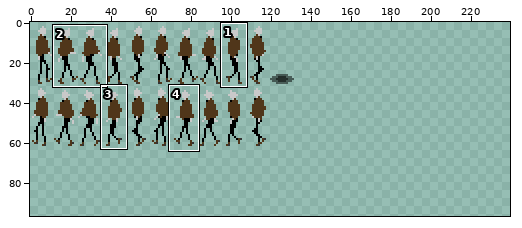
Edited in one commit: sprite sheet (maincharacter_walkingstrip.png). Above, an overview of the earlier version with the close-up marked.
Close-up. The starting point:
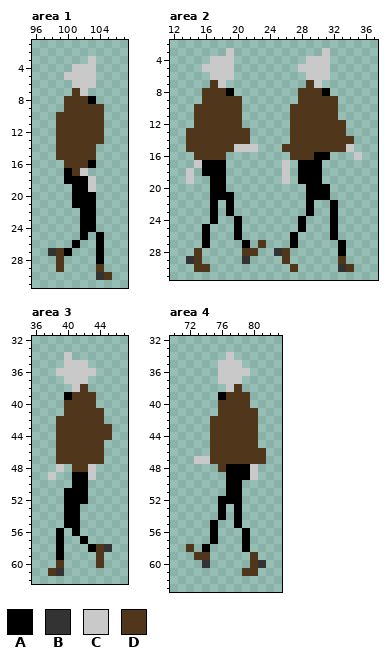
The file is 240x186 pixels. Shown: area 1: x 96..107, y 1..31; area 2: x 12..37, y 2..31; area 3: x 36..47, y 32..62; area 4: x 70..83, y 32..63. The wide view leaves out empty margins. The commit also changed other parts of the picture, which this record leaves out.
Palette (. is transparent): A #000000  B #333333  C #c9c9c9  D #50361a
Pixels before, area 1, first column x 98:
 3 .....C..
 4 ...CCC..
 5 ..CCCC..
 6 ...CCC..
 7 ...DC...
 8 ..DDDA..
 9 ..DDDDD.
10 .DDDDDD.
11 .DDDDDD.
12 .DDDDDD.
13 .DDDDDD.
14 .DDDDD..
15 .DDDDD..
16 ..DDDA..
17 ..ADC...
18 ..AAAC..
19 ...AAC..
20 ...AAA..
21 ...AAA..
22 ....AA..
23 ....AA..
24 ....AA..
25 ....A.A.
26 ...A..A.
27 BDA...A.
28 .D....A.
29 .D....D.
30 ......BD
Pixels before, area 2, first column x 14:
 3 .....C...........C....
 4 ...CCC.........CCC....
 5 ..CCCC........CCCC....
 6 ...CCC.........CCC....
 7 ...DC..........DC.....
 8 ..DDDA........DDDA....
 9 ..DDDDD.......DDDDD...
10 .DDDDDD......DDDDDD...
11 .DDDDDD......DDDDDD...
12 .DDDDDD......DDDDDDD..
13 DDDDDDDD.....DDDDDDD..
14 DDDDDDDD.....DDDDDDDD.
15 DDDDDDCCC...DDDDDDDDC.
16 .DDDD........DDDAA...C
17 .CAAA.......C.AAA.....
18 C.AAA.......C.AAA.....
19 C..AA.......C.AAA.....
20 ...AA..........AAA....
21 ...AAA.........AAA....
22 ...A.A.........A..A...
23 ...A.A.........A..A...
24 ...A..A.......A...A...
25 ..A...A.......A...A...
26 ..A...A......A....A...
27 ..A....A.D...A.....A..
28 .D.....DD..BD......A..
29 BD.....B....D......D..
30 .DD..........D.....BD.
Pixels before, area 3, first column x 38:
34 ..C.....
35 ..CCC...
36 .CCCCC..
37 ..CCC...
38 ...CD...
39 ..ADDD..
40 ..DDDD..
41 ..DDDDD.
42 .DDDDDD.
43 .DDDDDDD
44 .DDDDDDD
45 .DDDDDD.
46 .DDDDDD.
47 .DDDDDD.
48 .C.DDC..
49 C..AAC..
50 ...AA...
51 ..AAA...
52 ..AAA...
53 ..AA....
54 ..AA....
55 ..AA....
56 .A.A....
57 .A..A...
58 .A...ADB
59 .A....D.
60 .D....D.
61 DB......
Pixels before, area 4, first column x 72:
34 .....C....
35 ....CCC...
36 ....CCCC..
37 ....CCC...
38 .....CD...
39 ....ADDD..
40 ....DDDD..
41 ....DDDDD.
42 ...DDDDDD.
43 ...DDDDDD.
44 ...DDDDDD.
45 ...DDDDDD.
46 ...DDDDDDD
47 .CCDDDDDDD
48 ....DAAAC.
49 .....AAAC.
50 .....AA...
51 .....AA...
52 ....AAA...
53 ....A.A...
54 ....A.A...
55 ...A..A...
56 ...A...A..
57 ...A...A..
58 D.A....A..
59 .DD.....D.
60 ..B.....DB
61 .......DD.
After:
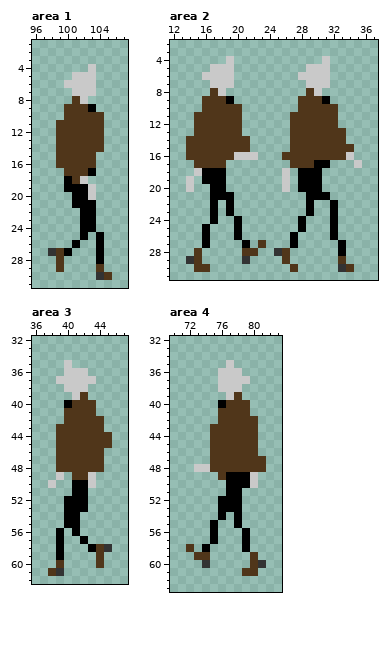
The exact change:
Changed rows in their new state; - is an unchanged pixel.
Area 1:
first column x 99:
 3 ----.-
 4 --..--
 5 -.----
 6 -C----
 7 --C-C-
 8 -.-C.-
 9 ----A.
10 .-----
first column x 99:
14 -----D
16 D---D-
17 -D-DA-
18 --DC.-
19 -A----
20 ----C-
Area 2:
first column x 14:
 3 -----.-----------.----
 4 ---..----------..-----
 5 --.-----------.-------
 6 --C-----------C-------
 7 ---C-C---------C-C----
 8 --.-C.--------.-C.----
 9 -----A.----------A.---
10 -.-----------.--------
12 -------------------.--
13 .------.--------------
14 --------------------.-
15 ------DD.---.-------D-
16 D----DCCC---D---DDDDC.
17 -DDDD-------.DDD-A---C
18 .C--------------------
19 --A-------------------
20 C-----------C-A--.----
Area 3:
first column x 38:
34 --.-----
35 ---..---
36 -.---.--
37 -C---C--
38 --C-C---
39 --.C-.--
40 --A-----
41 ------.-
42 -.------
43 -------.
45 -------D
48 -DD--DD-
49 .C-DD---
50 C----C--
51 --.-----
53 ----A---
Area 4:
first column x 75:
34 --.---
35 -.-.--
36 ----.-
37 ----C-
38 -C-C--
39 -.C-.-
40 -A----
41 -----.
42 .-----
first column x 73:
46 --------.
47 ..-------
48 CCD-DDDDD
49 ---D-----
50 ------AC-
53 ----A----
